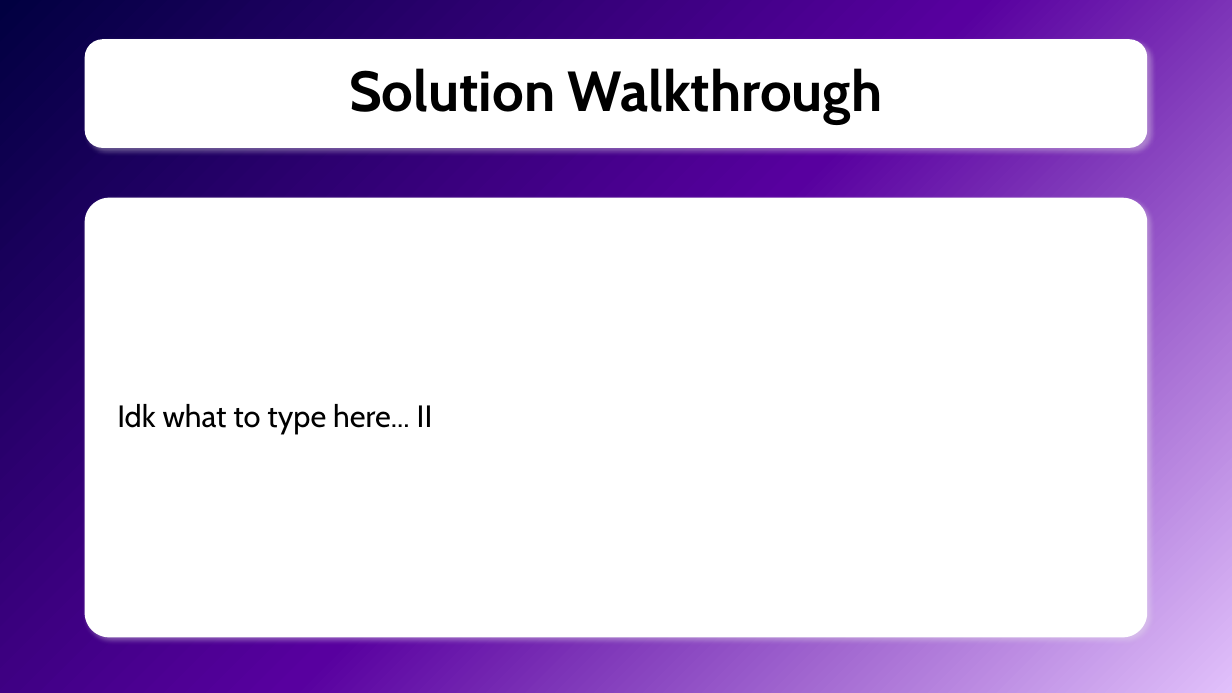
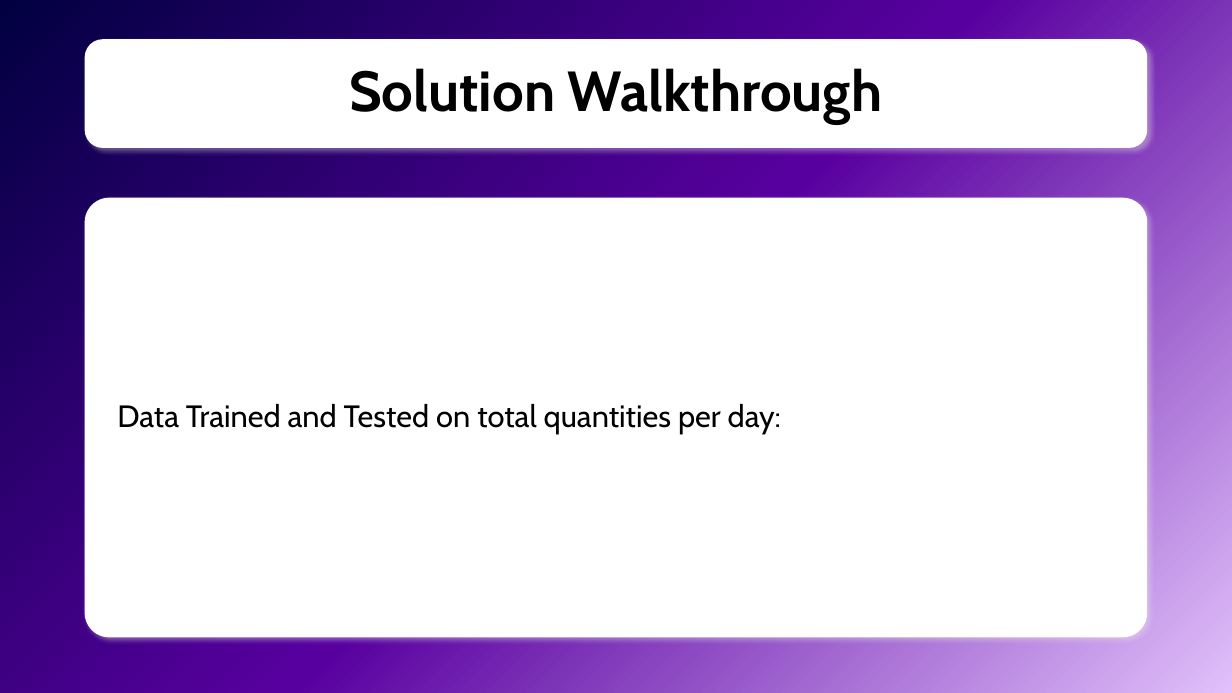
Before and after one commit to WillemW-01/butch-cassidy, a slide deck: slide 8 of Butch Cassidy Presentation.pptx. Drawn at 1232x693 pixels with LibreOffice and Linux fonts; fonts in the diff are those of the drawing. Boxes give left, top, right and bottom in pixels: in the first picture for what was removed or moved away, otherwise in the second. Text is boxed around its words. In the diff, an @@ line names an element or a change of style, - is before the commit and + after.

```diff
--- a/Butch Cassidy Presentation.pptx
+++ b/Butch Cassidy Presentation.pptx
@@ text at (117,404,781,434): text changed @@
-Idk what to type here... II
+Data Trained and Tested on total quantities per day:
```
Also in this commit, not shown: 1 other slide changed.
